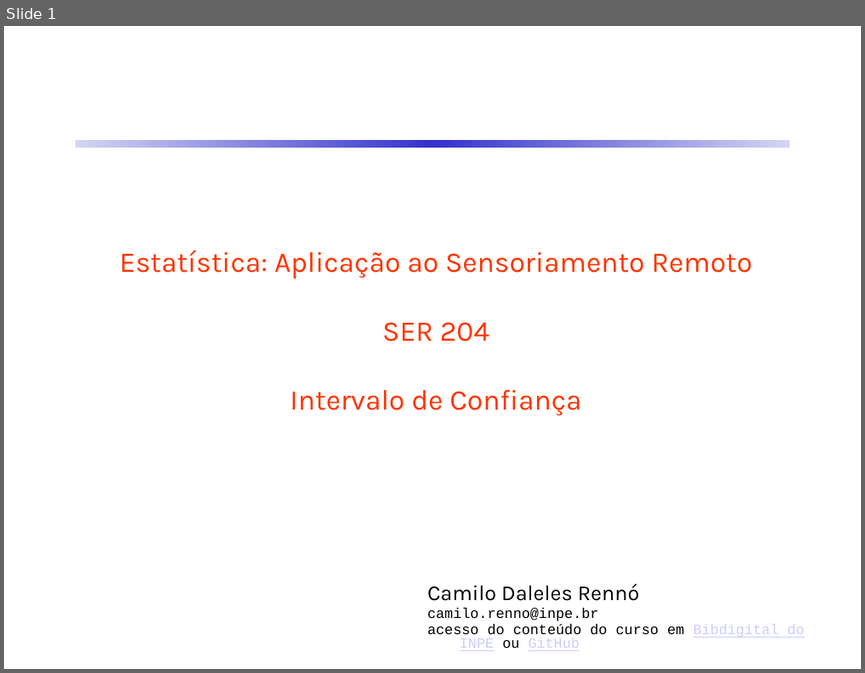
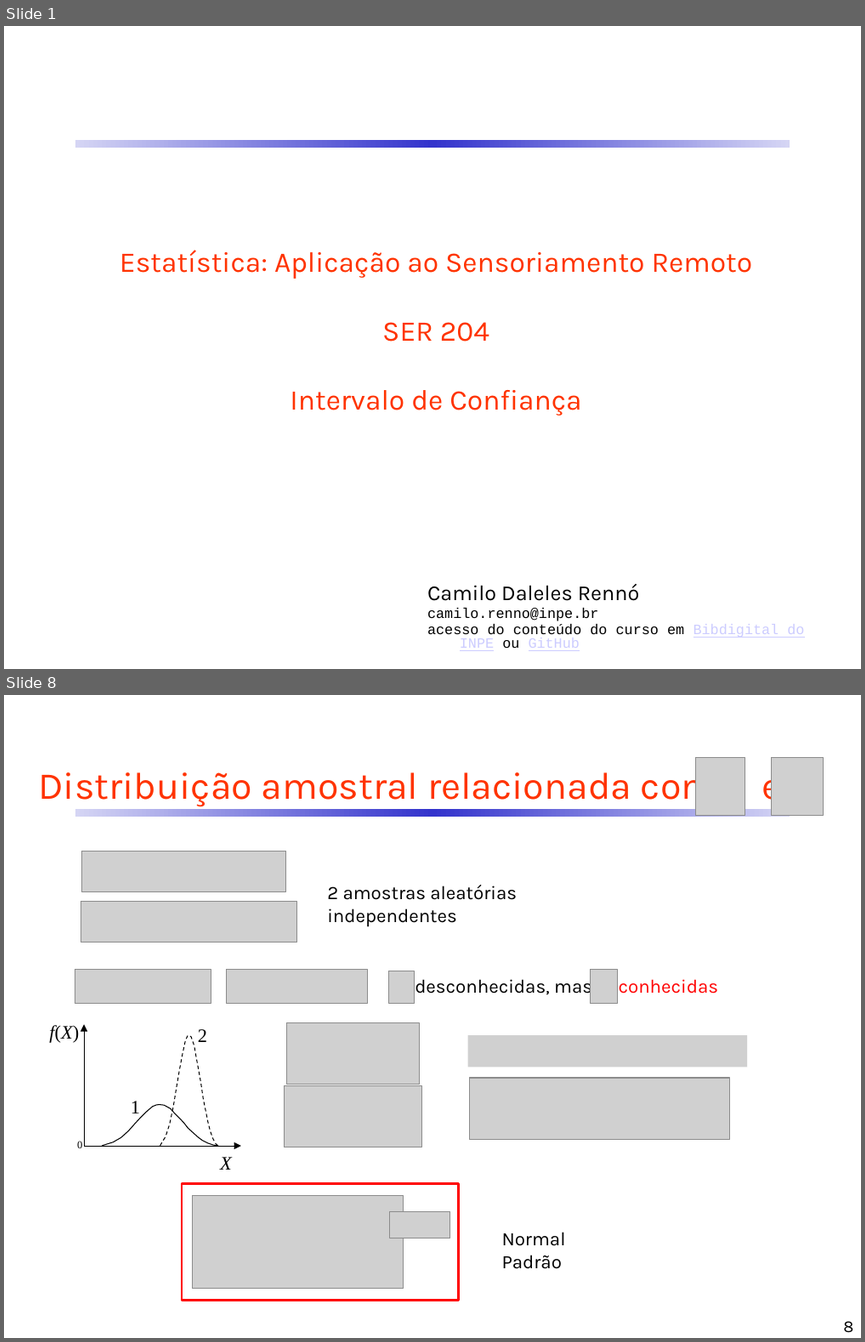
Before and after one commit to CDRenno/Estatistica, a slide deck: ppt/06InfEstat_IntConf.pptx. Shown one above the other, each under a label of ours: slide 1 before the commit, slides 1 and 8 after it; the slides between them are not shown. The pictures are 865x673 and 865x1342 pixels, drawn with LibreOffice and Linux fonts; fonts in the diff are those of the drawing; grey boxes stand for pictures. Boxes give left, top, right and bottom in pixels: in the first picture for what was removed or moved away, otherwise in the second. Text is boxed around its words. In the diff, an @@ line names an element or a change of style, - is before the commit and + after.

```diff
--- a/ppt/06InfEstat_IntConf.pptx
+++ b/ppt/06InfEstat_IntConf.pptx
@@ slide 8 added at (x1=4, y1=695, x2=861, y2=1338), background #FFFFFF; not listed: 1 template element that a slide beside it also shows @@
@@ title added at (x1=38, y1=765, x2=781, y2=809), 32 pt, text #FF3300 @@
+Distribuição amostral relacionada com e
@@ picture added at (x1=695, y1=758, x2=744, y2=816) @@
@@ picture added at (x1=771, y1=758, x2=823, y2=816) @@
@@ picture added at (x1=82, y1=851, x2=287, y2=892) @@
@@ text added at (x1=327, y1=885, x2=517, y2=927), 16 pt, text #000000 @@
+2 amostras aleatórias independentes
@@ picture added at (x1=80, y1=902, x2=297, y2=942) @@
@@ picture added at (x1=75, y1=970, x2=211, y2=1004) @@
@@ picture added at (x1=227, y1=970, x2=368, y2=1004) @@
@@ picture added at (x1=389, y1=971, x2=415, y2=1004) @@
@@ text added at (x1=415, y1=975, x2=719, y2=998), 16 pt, text #000000 @@
+desconhecidas, mas conhecidas
@@ picture added at (x1=590, y1=970, x2=618, y2=1004) @@
@@ picture added at (x1=287, y1=1023, x2=420, y2=1084) @@
@@ group added at (x1=49, y1=1024, x2=240, y2=1169): 5 texts, 3 freeform shapes @@
+f(X)
+0
+X
+1
+2
@@ picture added at (x1=287, y1=1037, x2=345, y2=1069) @@
@@ picture added at (x1=467, y1=1035, x2=747, y2=1066) @@
@@ picture added at (x1=284, y1=1086, x2=422, y2=1146) @@
@@ picture added at (x1=469, y1=1092, x2=571, y2=1124) @@
@@ picture added at (x1=469, y1=1077, x2=730, y2=1139) @@
@@ rectangle added at (x1=182, y1=1184, x2=458, y2=1300), outline #FF0000 2 pt @@
@@ picture added at (x1=193, y1=1196, x2=404, y2=1289) @@
@@ picture added at (x1=390, y1=1211, x2=450, y2=1238) @@
@@ text added at (x1=502, y1=1231, x2=566, y2=1269), 16 pt, text #000000 @@
+Normal Padrão
@@ page number added at (x1=843, y1=1321, x2=853, y2=1333), 14 pt, text #000000 @@
+8
```
Also in this commit, not shown: 13 other slides added, 3 other files.
